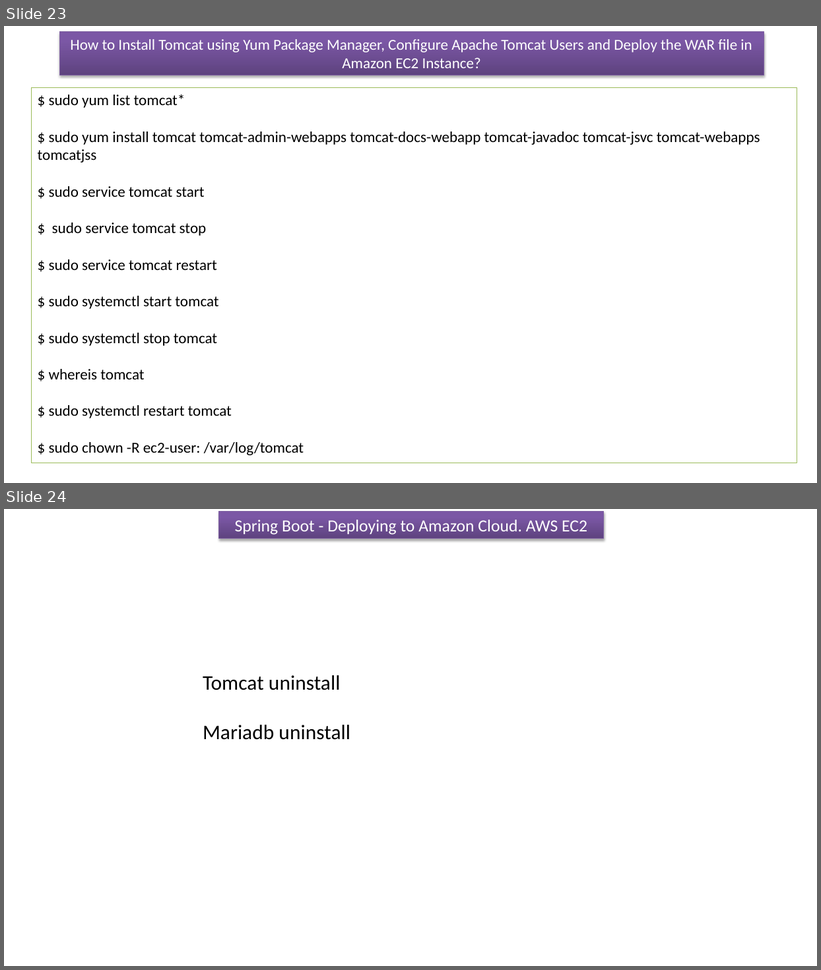
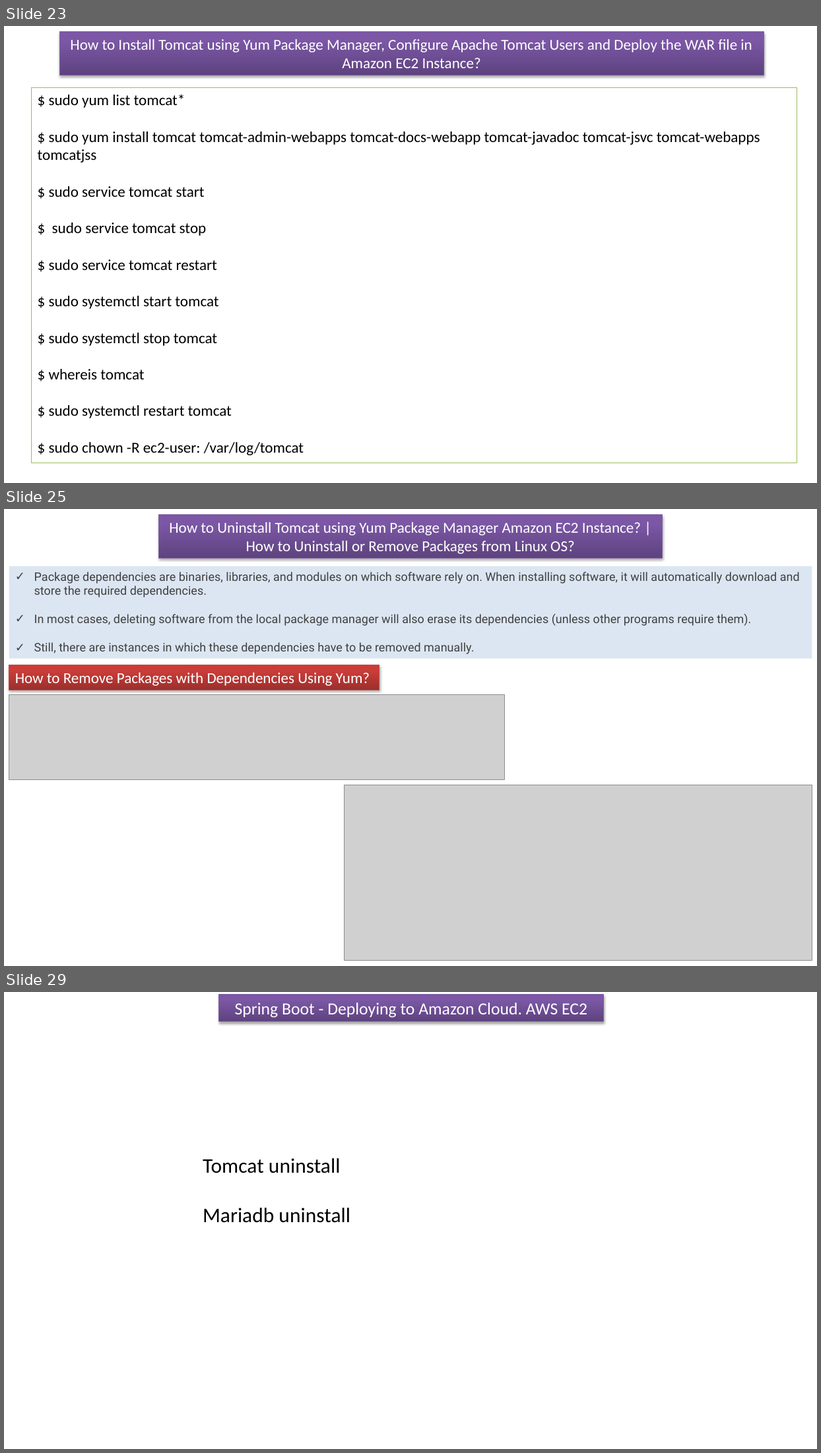
Before and after one commit to ramram43210/Java_2021, a slide deck: Java_2021/Deploying to Amazon Cloud. AWS EC2/Deploying to Amazon Cloud. AWS EC2.pptx. Shown one above the other, each under a label of ours: slides 23 and 24 before the commit, slides 23, 25 and 29 after it; the slides between them are not shown. The pictures are 821x970 and 821x1453 pixels, drawn with LibreOffice and Linux fonts; fonts in the diff are those of the drawing; grey boxes stand for pictures. Boxes give left, top, right and bottom in pixels: in the first picture for what was removed or moved away, otherwise in the second. Text is boxed around its words. In the diff, an @@ line names an element or a change of style, - is before the commit and + after.

```diff
--- a/Java_2021/Deploying to Amazon Cloud. AWS EC2/Deploying to Amazon Cloud. AWS EC2.pptx
+++ b/Java_2021/Deploying to Amazon Cloud. AWS EC2/Deploying to Amazon Cloud. AWS EC2.pptx
@@ slide 25 added at (x1=4, y1=509, x2=817, y2=966), background #FFFFFF @@
@@ rectangle added at (x1=159, y1=515, x2=663, y2=559), fill gradient #5F4480 to #7B58A6 to #7C57A8, outline #7D60A0 0.75 pt, 18 pt, text #FFFFFF @@
+How to Uninstall Tomcat using Yum Package Manager Amazon EC2 Instance? | How to Uninstall or Remove Packages from Linux OS?
@@ rectangle added at (x1=9, y1=566, x2=812, y2=658), fill #DCE6F2, 14 pt, text #404040 @@
+✓ Package dependencies are binaries, libraries, and modules on which software rely on. When installing software, it will automatically download and store the required dependencies.
+✓ In most cases, deleting software from the local package manager will also erase its dependencies (unless other programs require them).
+✓ Still, there are instances in which these dependencies have to be removed manually.
@@ rectangle added at (x1=9, y1=665, x2=379, y2=690), fill gradient #9C2F2D to #CB3E3A to #CE3B37, outline #BF4C48 0.75 pt, 18 pt, text #FFFFFF @@
+How to Remove Packages with Dependencies Using Yum?
@@ picture added at (x1=9, y1=695, x2=505, y2=780) @@
@@ picture added at (x1=345, y1=786, x2=812, y2=960) @@
@@ what was slide 24 is now slide 29 @@
```
Also in this commit, not shown: 4 other slides added.
